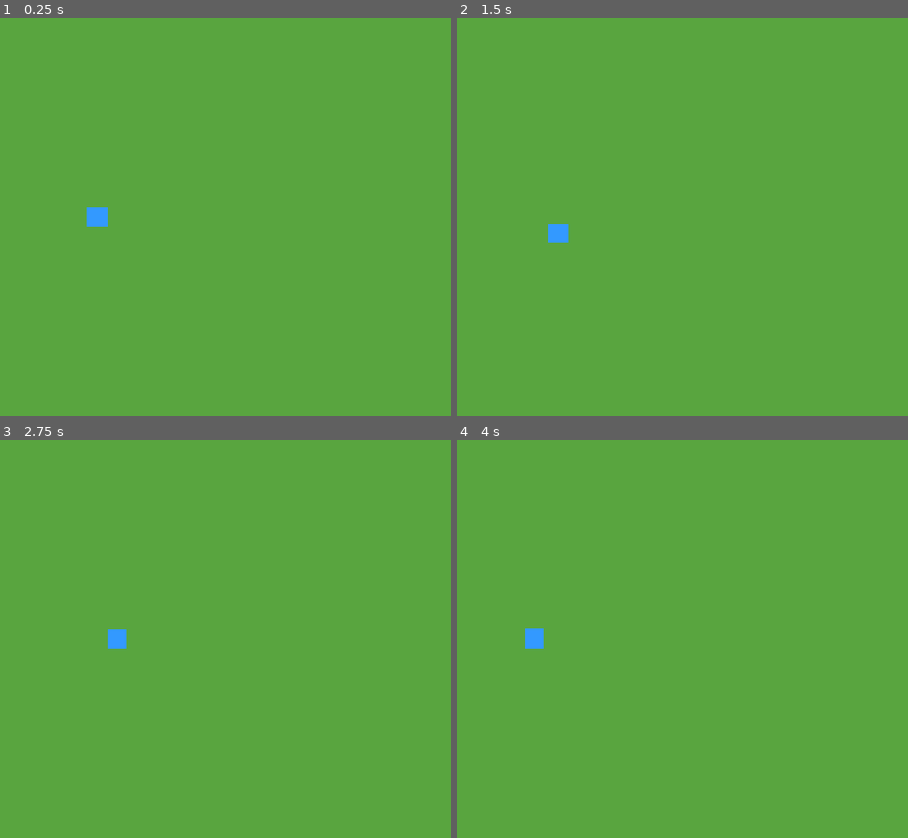
Above: before the commit, frames 1-4 (two rows, left to right).
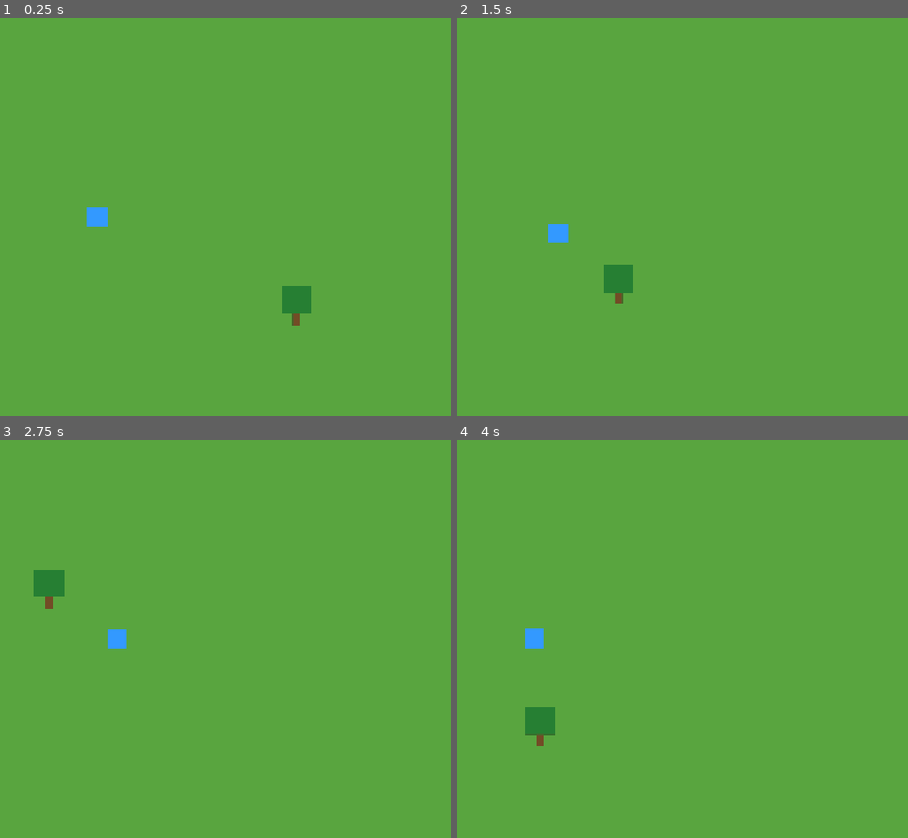
Above: after the commit, the same moments.

Repository: kimtuna/test_game
Game: Godot game, scene res://scenes/Main.tscn
Two runs of this game, one before a commit and one after it. Both use one fixed random seed, a clock stepped at 60 frames per second and the inputs below.
Inputs:
- Up to frame 1 (0.25 s): no input
- Up to frame 2 (1.5 s): tap Enter (ui_accept) at 0.5, 0.6, 0.77, 1.07, 1.35 s; hold Right (ui_right) 0.53-1.28 s; hold Down (ui_down) from 1.28 s (still down)
- Up to frame 3 (2.75 s): tap Enter (ui_accept) at 1.52, 1.82, 2.1 s; release Down (ui_down) at 2.03 s; hold Right (ui_right) from 2.03 s (still down)
- Up to frame 4 (4 s): release Right (ui_right) at 2.78 s; hold Up (ui_up) 2.78-3.53 s; tap Enter (ui_accept) at 2.85, 3.02, 3.32, 3.6, 3.77 s; hold Left (ui_left) from 3.53 s (still down)

The runs differ from the first frame. In frame 1, 0.5% of the frame differs, in the area x 62-70%, y 67-78%; in frame 2, 0.5%; in frame 3, 0.5%; in frame 4, 0.5%, in the area x 15-22%, y 67-77%.

Commit message:
feat: 채집 가능한 나무 추가 - Area2D 기반 Tree를 섬에 배치, Player가 근접해 ui_accept를 누르면 채집되어 사라지도록 구현 (design.md 로드맵 3단계 채집/사냥/포획의 첫 조각), 헤드리스 통합 테스트로 검증
Co-Authored-By: Claude Sonnet 5 <noreply@anthropic.com>

Diff:
--- a/scenes/Main.tscn
+++ b/scenes/Main.tscn
@@ -1,7 +1,8 @@
-[gd_scene load_steps=3 format=3]
+[gd_scene load_steps=4 format=3]
 
 [ext_resource type="PackedScene" path="res://scenes/Player.tscn" id="1"]
 [ext_resource type="Script" path="res://scripts/terrain.gd" id="2"]
+[ext_resource type="PackedScene" path="res://scenes/Tree.tscn" id="3"]
 
 [node name="Main" type="Node2D"]
 
@@ -16,3 +17,6 @@
 
 [node name="Player" parent="." instance=ExtResource("1")]
 position = Vector2(576, 324)
+
+[node name="Tree" parent="." instance=ExtResource("3")]
+position = Vector2(900, 500)
--- /dev/null
+++ b/scenes/Tree.tscn
@@ -0,0 +1,15 @@
+[gd_scene load_steps=3 format=3]
+
+[ext_resource type="Script" path="res://scripts/tree.gd" id="1"]
+
+[sub_resource type="CircleShape2D" id="CircleShape2D_1"]
+radius = 60.0
+
+[node name="Tree" type="Area2D"]
+script = ExtResource("1")
+
+[node name="Sprite2D" type="Sprite2D" parent="."]
+offset = Vector2(0, -32)
+
+[node name="CollisionShape2D" type="CollisionShape2D" parent="."]
+shape = SubResource("CircleShape2D_1")
--- /dev/null
+++ b/scripts/tree.gd
@@ -0,0 +1,44 @@
+extends Area2D
+
+# 채집 가능한 나무. Player가 상호작용 범위(Area2D)에 들어온 상태에서
+# ui_accept(기본: Space/Enter — 커스텀 입력맵 없이 Godot 기본 액션을 그대로
+# 사용해 project.godot의 InputEventKey 리소스를 직접 편집하는 위험을 피함)를
+# 누르면 나무가 사라지고 자원을 얻는다. design.md의 등급/장비 시스템은 아직
+# 범위 밖이므로, 이번 단계는 "채집" 상호작용의 가장 작은 단위만 구현한다.
+
+var player_nearby: CharacterBody2D = null
+
+@onready var sprite: Sprite2D = $Sprite2D
+
+func _ready() -> void:
+	add_to_group("harvestable")
+	body_entered.connect(_on_body_entered)
+	body_exited.connect(_on_body_exited)
+	sprite.texture = _create_tree_texture()
+
+func _on_body_entered(body: Node2D) -> void:
+	if body.is_in_group("player"):
+		player_nearby = body
+
+func _on_body_exited(body: Node2D) -> void:
+	if body == player_nearby:
+		player_nearby = null
+
+func _process(_delta: float) -> void:
+	if player_nearby != null and Input.is_action_just_pressed("ui_accept"):
+		_harvest()
+
+func _harvest() -> void:
+	print("나무를 채집했다: 통나무 x1")
+	queue_free()
+
+func _create_tree_texture() -> ImageTexture:
+	var image := Image.create(48, 64, false, Image.FORMAT_RGBA8)
+	image.fill(Color(0, 0, 0, 0))
+	for x in range(18, 30):
+		for y in range(40, 64):
+			image.set_pixel(x, y, Color(0.45, 0.3, 0.15))
+	for x in range(48):
+		for y in range(44):
+			image.set_pixel(x, y, Color(0.15, 0.5, 0.2))
+	return ImageTexture.create_from_image(image)
--- /dev/null
+++ b/tests/tree_harvest_headless_test.gd
@@ -0,0 +1,53 @@
+extends SceneTree
+
+# 헤드리스 환경에서 나무 채집 상호작용을 검증하는 통합 테스트.
+# 실행: godot --headless --path . --script res://tests/tree_harvest_headless_test.gd
+# Player를 Tree 위치로 이동시켜 Area2D 상호작용 범위에 들어가게 한 뒤,
+# ui_accept 입력을 인위적으로 눌러 나무가 실제로 사라지는지(harvested 그룹에서
+# 제거되는지) 확인한다.
+
+func _initialize() -> void:
+	var main: Node2D = load("res://scenes/Main.tscn").instantiate()
+	root.add_child(main)
+	await process_frame
+
+	var player: CharacterBody2D = main.get_node("Player")
+	var tree: Area2D = main.get_node("Tree")
+
+	var ok := true
+
+	# 아직 범위 밖일 때는 ui_accept를 눌러도 나무가 사라지지 않아야 한다.
+	player.global_position = tree.global_position + Vector2(500, 500)
+	await physics_frame
+	Input.action_press("ui_accept")
+	await process_frame
+	Input.action_release("ui_accept")
+	await process_frame
+	if not is_instance_valid(tree) or tree.is_inside_tree() == false:
+		push_error("FAIL: 범위 밖인데도 나무가 채집됨")
+		ok = false
+
+	# Player를 나무 위치로 이동시켜 상호작용 범위에 들어가게 한다.
+	player.global_position = tree.global_position
+	for i in range(5):
+		await physics_frame
+
+	if tree.player_nearby == null:
+		push_error("FAIL: Player가 Tree의 상호작용 범위에 들어갔는데도 player_nearby가 설정되지 않음")
+		ok = false
+
+	Input.action_press("ui_accept")
+	await process_frame
+	Input.action_release("ui_accept")
+	await process_frame
+
+	if is_instance_valid(tree) and tree.is_inside_tree():
+		push_error("FAIL: 범위 안에서 ui_accept를 눌렀는데도 나무가 사라지지 않음")
+		ok = false
+
+	if ok:
+		print("HEADLESS_TREE_HARVEST_TEST: PASS")
+		quit(0)
+	else:
+		print("HEADLESS_TREE_HARVEST_TEST: FAIL")
+		quit(1)
